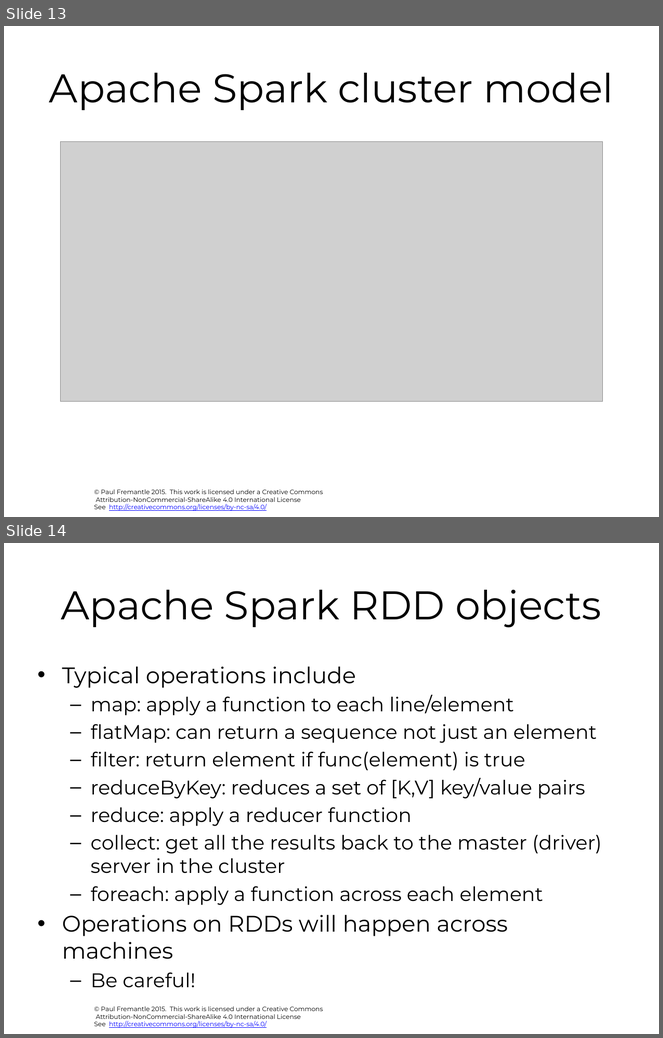
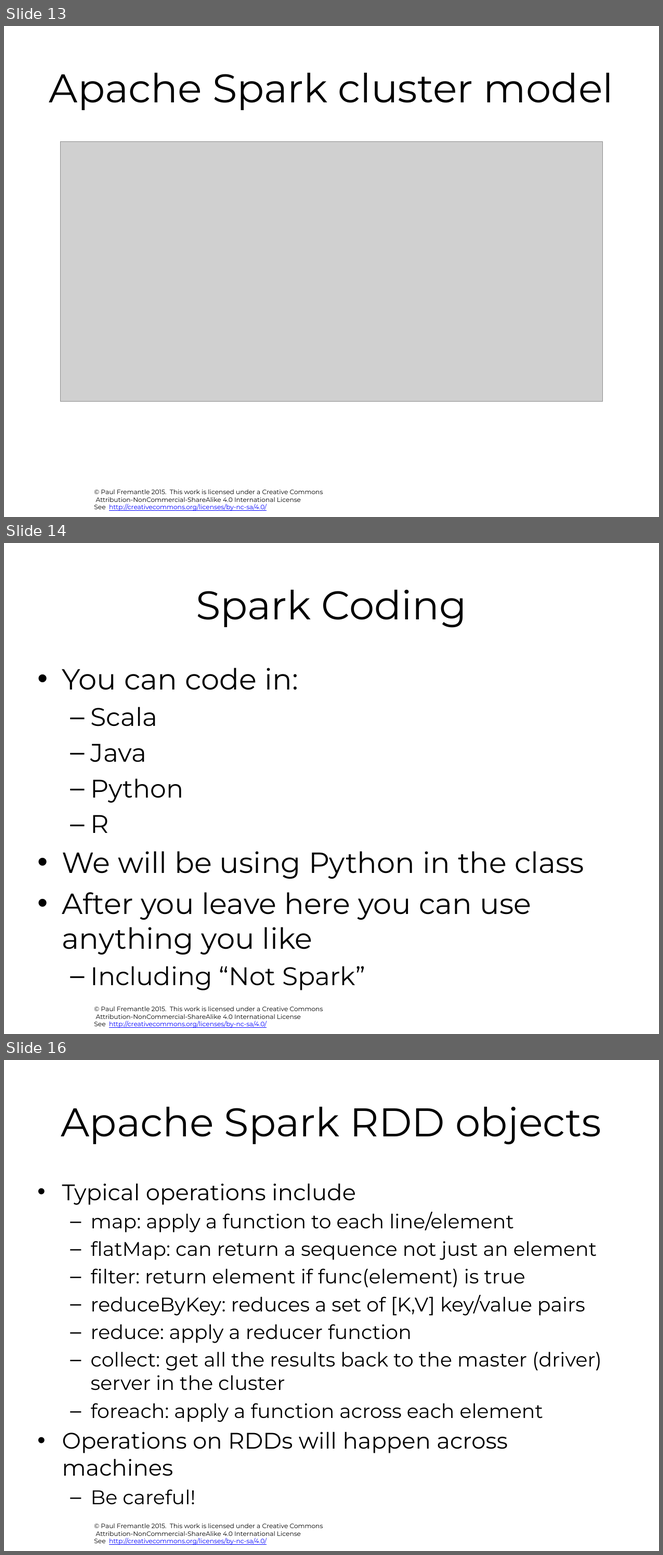
Before and after one commit to pzfreo/ox-clo, a slide deck: pres-source/07-spark-and-adjuncts.pptx. Shown one above the other, each under a label of ours: slides 13 and 14 before the commit, slides 13, 14 and 16 after it; the slides between them are not shown. The pictures are 663x1038 and 663x1555 pixels, drawn with LibreOffice and Linux fonts; fonts in the diff are those of the drawing; grey boxes stand for pictures; background and template pictures are left out. Boxes give left, top, right and bottom in pixels: in the first picture for what was removed or moved away, otherwise in the second. Text is boxed around its words. In the diff, an @@ line names an element or a change of style, - is before the commit and + after.

```diff
--- a/pres-source/07-spark-and-adjuncts.pptx
+++ b/pres-source/07-spark-and-adjuncts.pptx
@@ slide 14 added at [4,543,659,1034], background #FFFFFF; not listed: 1 template element that a slide beside it also shows @@
@@ title added at [196,590,467,628], 44 pt, text #000000 @@
+Spark Coding
@@ text added at [62,668,584,991], 32 pt, text #000000 @@
+• You can code in:
+  – Scala
+  – Java
+  – Python
+  – R
+• We will be using Python in the class
+• After you leave here you can use anything you like
+  – Including “Not Spark”
@@ what was slide 14 is now slide 16 @@
```
Also in this commit, not shown: 2 slides changed, 6 other slides added, 26 other files.
